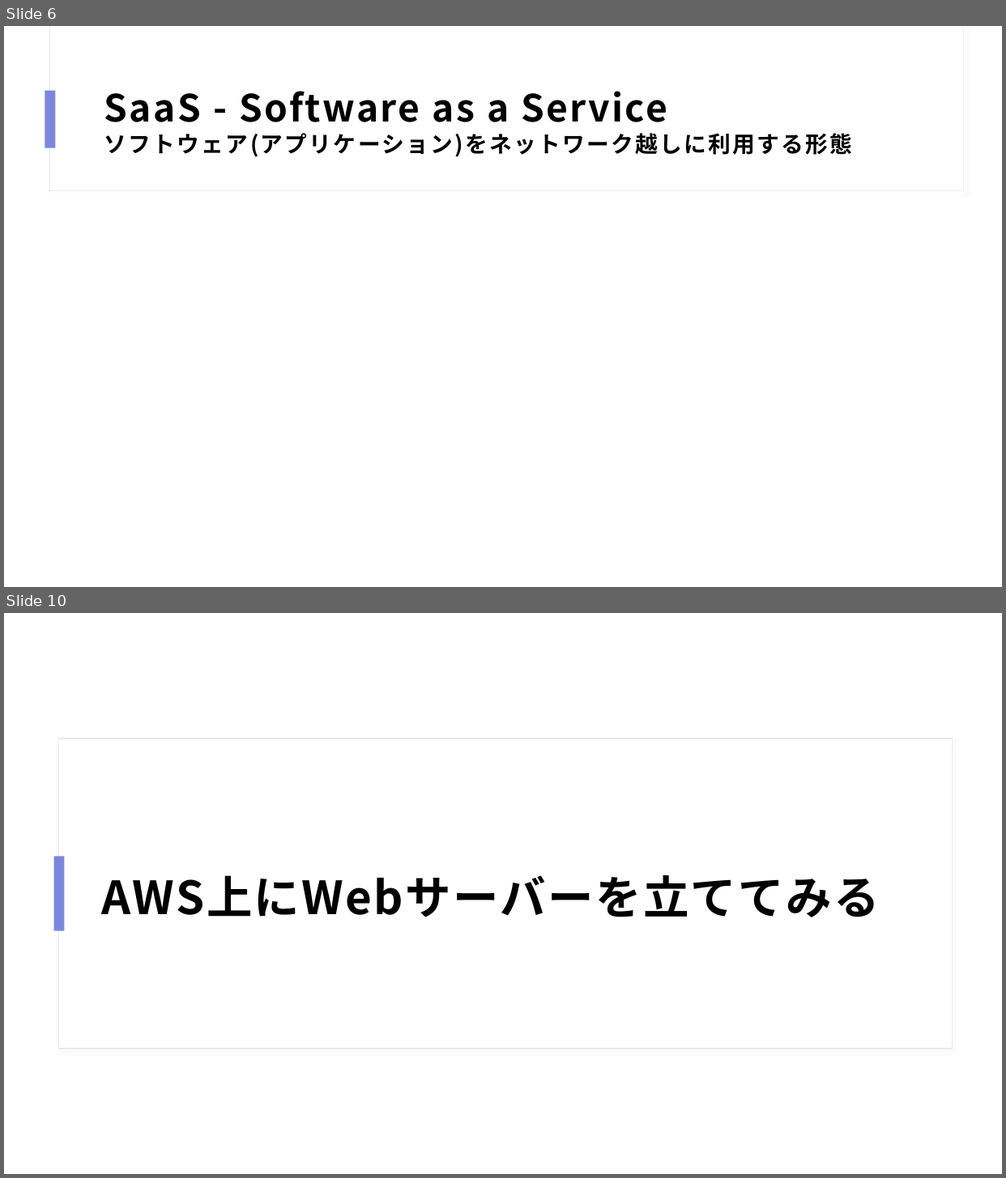
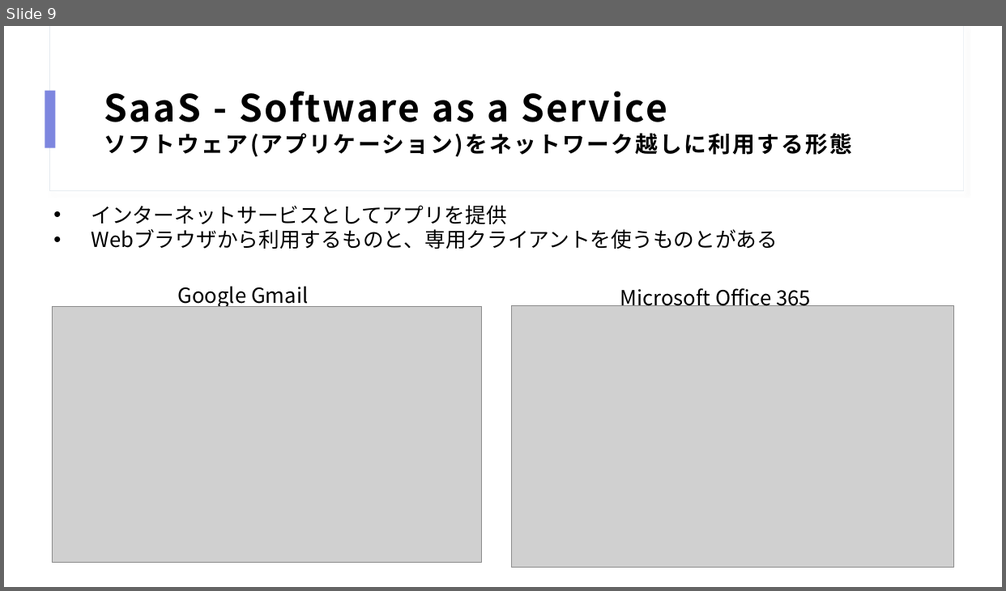
Before and after one commit to HiroyukiShimoda/itms8, a slide deck: cloud-aws.pptx. Shown one above the other, each under a label of ours: slides 6 and 10 before the commit, slide 9 after it; the slides between them are not shown. The pictures are 1006x1178 and 1006x591 pixels, drawn with LibreOffice and Linux fonts; fonts in the diff are those of the drawing; grey boxes stand for pictures. Boxes give left, top, right and bottom in pixels: in the first picture for what was removed or moved away, otherwise in the second. Text is boxed around its words. In the diff, an @@ line names an element or a change of style, - is before the commit and + after.

```diff
--- a/cloud-aws.pptx
+++ b/cloud-aws.pptx
@@ slide 10 removed at [4,613,1002,1174], background #FFFFFF @@
@@ rectangle removed at [58,739,953,1050] @@
@@ rectangle removed at [54,856,65,931] @@
@@ title removed at [101,875,879,918] @@
-AWS上にWebサーバーを立ててみる
@@ what was slide 6 is now slide 9 @@
@@ slide 9 changed as well @@
@@ text added at [91,205,778,249], 20 pt, text #000000 @@
+• インターネットサービスとしてアプリを提供
+• Webブラウザから利用するものと、専用クライアントを使うものとがある
@@ text added at [178,286,308,309], 20 pt, text #000000 @@
+Google Gmail
@@ text added at [620,288,811,311], 20 pt, text #000000 @@
+Microsoft Office 365
@@ picture added at [52,307,482,563] @@
@@ picture added at [512,306,954,567] @@
```
Also in this commit, not shown: 7 other slides changed, 14 slides added, 2 other slides removed.
